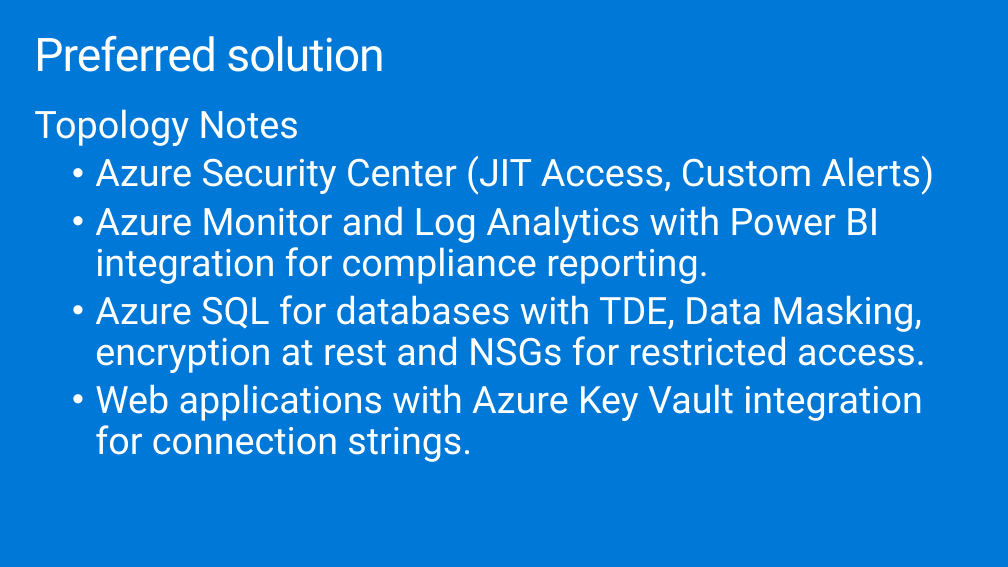
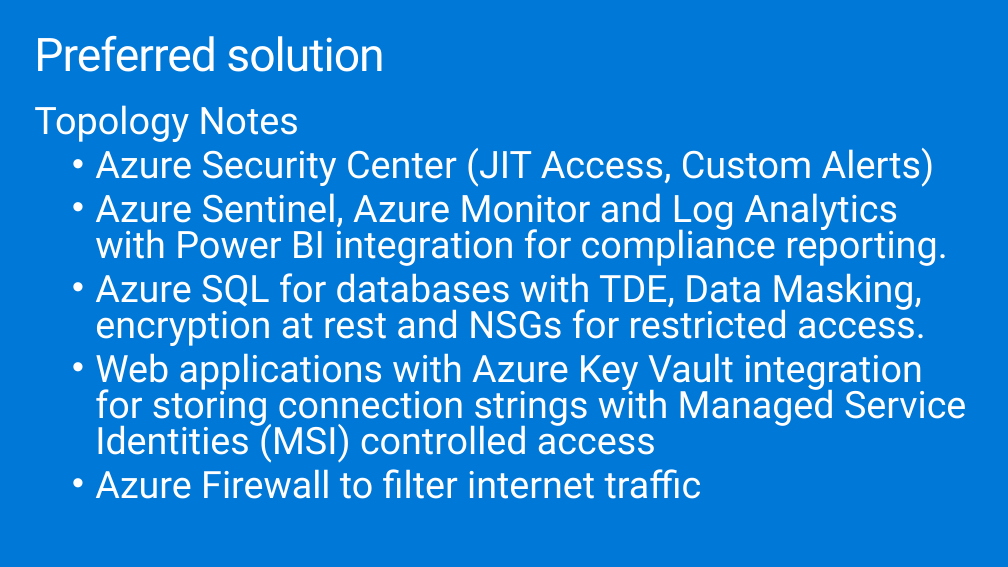
Before and after one commit to tejaswini972/MCW-Security-baseline-on-Azure, a slide deck: slide 18 of Whiteboard design session/WDS trainer presentation - Azure security privacy and compliance.pptx. Drawn at 1008x567 pixels with LibreOffice and Linux fonts; fonts in the diff are those of the drawing. Boxes give left, top, right and bottom in pixels: in the first picture for what was removed or moved away, otherwise in the second. Text is boxed around its words. In the diff, an @@ line names an element or a change of style, - is before the commit and + after.

Commit message:
Firewall added; name change; image changes; template change

```diff
--- a/Whiteboard design session/WDS trainer presentation - Azure security privacy and compliance.pptx
+++ b/Whiteboard design session/WDS trainer presentation - Azure security privacy and compliance.pptx
@@ text at [34, 105, 935, 346]: line spacing 0.9 to 0.8 @@
@@ text at [95, 193, 948, 266]: text changed @@
-  • Azure Monitor and Log Analytics with Power BI integration for compliance reporting.
+  • Azure Sentinel, Azure Monitor and Log Analytics with Power BI integration for compliance reporting.
@@ text at [95, 353, 966, 499]: text changed @@
-  • Web applications with Azure Key Vault integration for connection strings.
+  • Web applications with Azure Key Vault integration for storing connection strings with Managed Service Identities (MSI) controlled access
+  • Azure Firewall to filter internet traffic
```
Also in this commit, not shown: 3 other slides changed, 9 other files.
